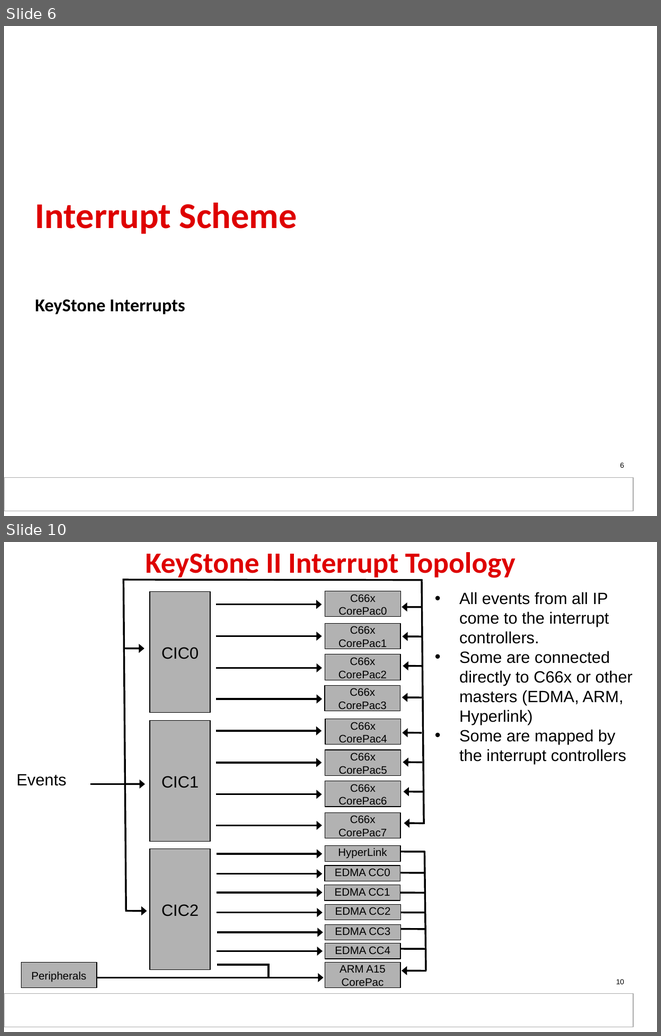
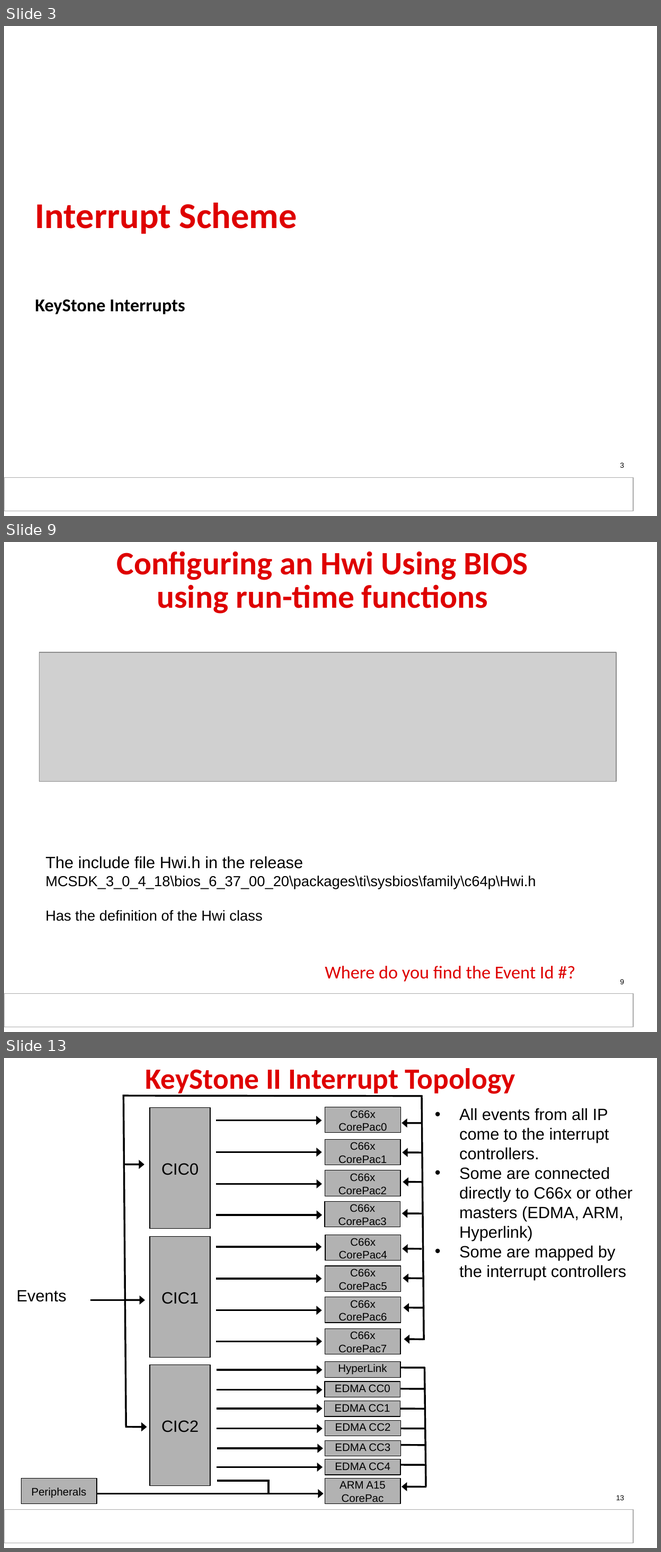
Before and after one commit to hari1989/keystone-workshop, a slide deck: slides/KeyStone_Interrupts.pptx. Shown one above the other, each under a label of ours: slides 6 and 10 before the commit, slides 3, 9 and 13 after it; the slides between them are not shown. The pictures are 661x1036 and 661x1552 pixels, drawn with LibreOffice and Linux fonts; fonts in the diff are those of the drawing; grey boxes stand for pictures; background and template pictures are left out. Boxes give left, top, right and bottom in pixels: in the first picture for what was removed or moved away, otherwise in the second. Text is boxed around its words. In the diff, an @@ line names an element or a change of style, - is before the commit and + after.

```diff
--- a/slides/KeyStone_Interrupts.pptx
+++ b/slides/KeyStone_Interrupts.pptx
@@ slide 9 added at [4,542,657,1032], background #FFFFFF; not listed: 2 template elements that a slide beside it also shows @@
@@ title added at [116,551,528,614], 36 pt, text #DE0000, bold @@
+Configuring an Hwi Using BIOS
+using run-time functions
@@ picture added at [40,652,617,782] @@
@@ text added at [45,856,536,921], 16 pt, text #000000 @@
+The include file Hwi.h in the release MCSDK_3_0_4_18\bios_6_37_00_20\packages\ti\sysbios\family\c64p\Hwi.h
+Has the definition of the Hwi class
@@ text added at [325,965,554,981], 20 pt, text #DE0000 @@
+Where do you find the Event Id #?
@@ page number added at [620,979,624,984], 8 pt, text #000000 @@
+9
@@ what was slide 6 is now slide 3 @@
@@ page number at [620,462,624,467]: text changed @@
-6
+3
@@ what was slide 10 is now slide 13 @@
@@ page number at [616,1495,624,1500]: text changed @@
-10
+13
```
Also in this commit, not shown: 5 slides changed, 9 other slides added, 7 slides removed.
